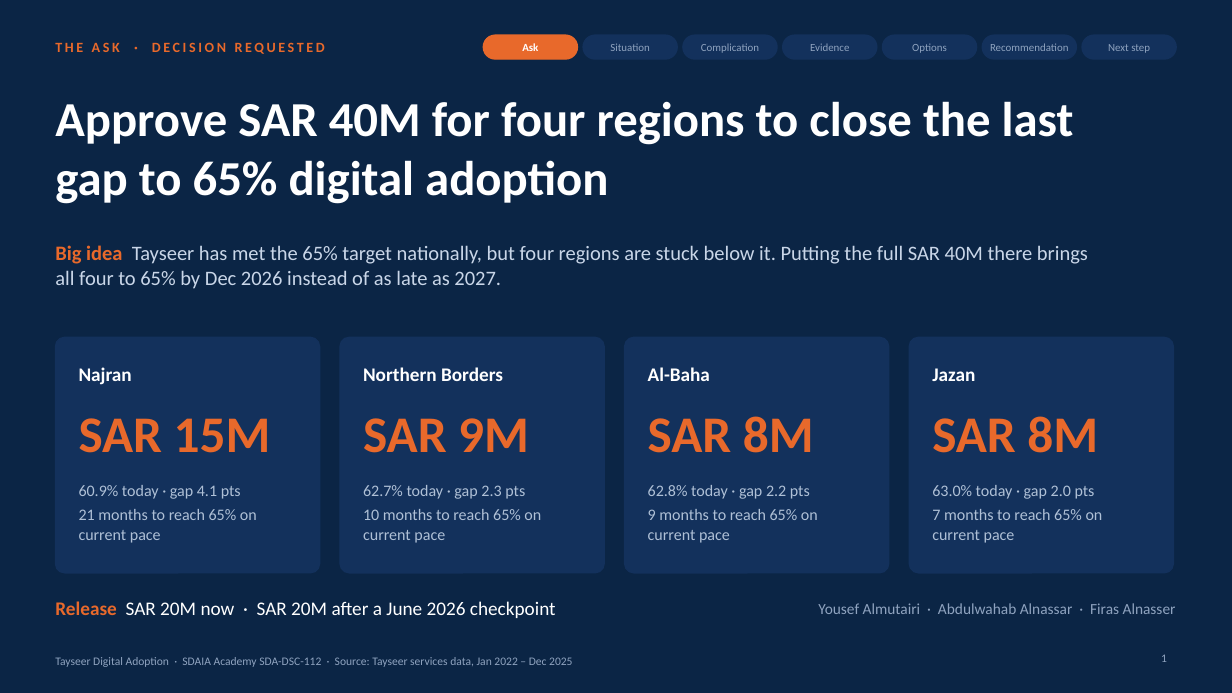
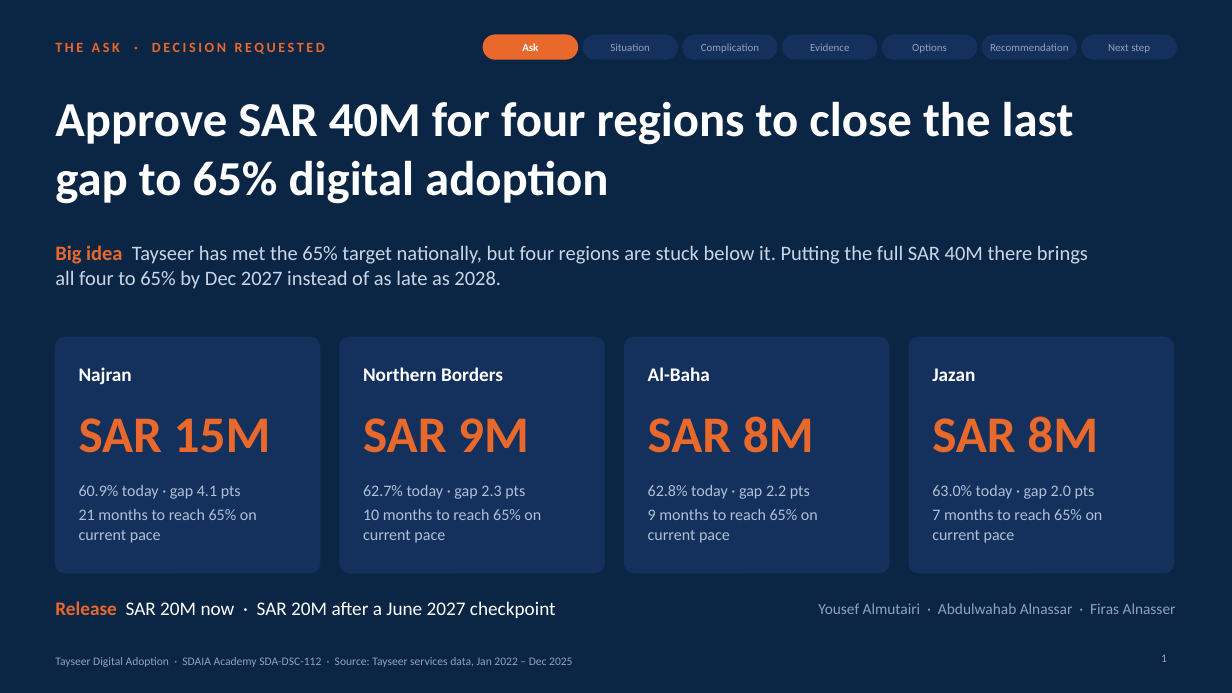
Before and after one commit to yalmutairi72-cpu/tayseer-capstone, a slide deck: slide 1 of presentation/Tayseer_Capstone_Executive_Story.pptx. Drawn at 1232x693 pixels with LibreOffice and Linux fonts; fonts in the diff are those of the drawing. Boxes give left, top, right and bottom in pixels: in the first picture for what was removed or moved away, otherwise in the second. Text is boxed around its words. In the diff, an @@ line names an element or a change of style, - is before the commit and + after.

```diff
--- a/presentation/Tayseer_Capstone_Executive_Story.pptx
+++ b/presentation/Tayseer_Capstone_Executive_Story.pptx
@@ text at (55, 245, 1088, 289): text changed @@
-Big idea Tayseer has met the 65% target nationally, but four regions are stuck below it. Putting the full SAR 40M there brings all four to 65% by Dec 2026 instead of as late as 2027.
+Big idea Tayseer has met the 65% target nationally, but four regions are stuck below it. Putting the full SAR 40M there brings all four to 65% by Dec 2027 instead of as late as 2028.
@@ text at (55, 601, 556, 618): text changed @@
-Release SAR 20M now · SAR 20M after a June 2026 checkpoint
+Release SAR 20M now · SAR 20M after a June 2027 checkpoint
```
Also in this commit, not shown: 2 other slides changed, 7 other files.
